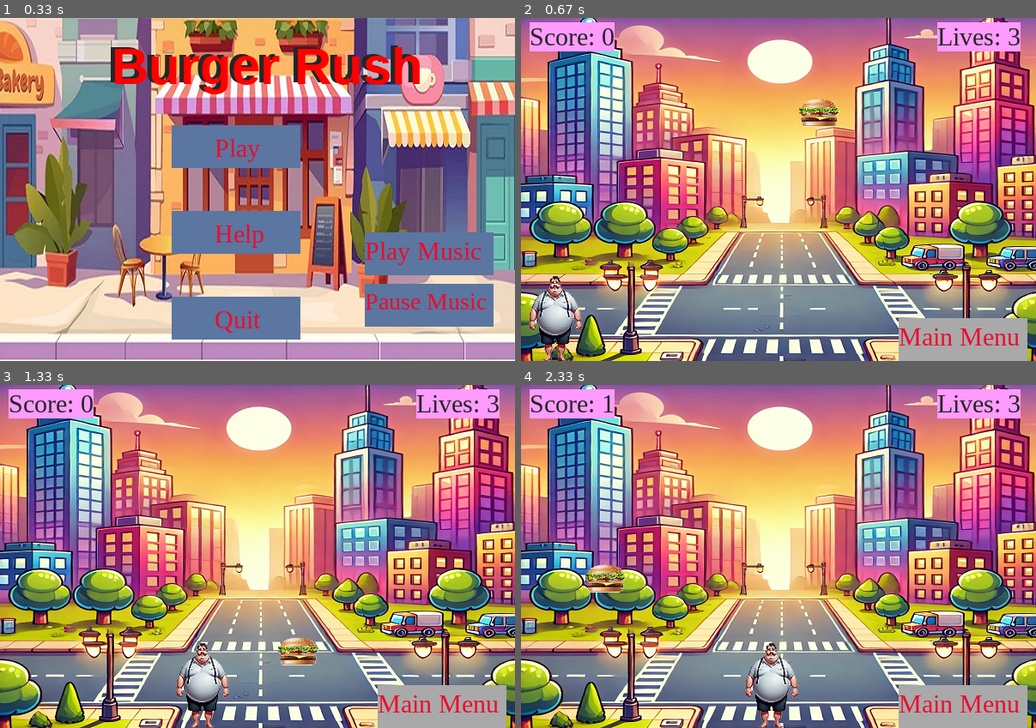
Above: before the commit, frames 1-4 (two rows, left to right).
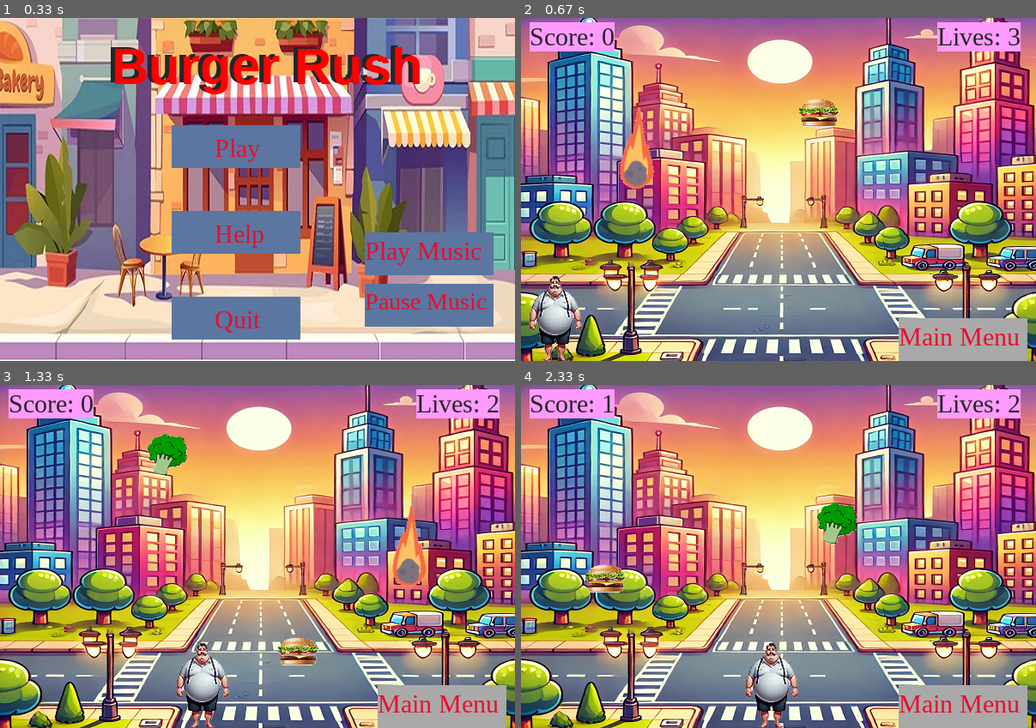
Above: after the commit, the same moments.

Repository: Basel-nrm/grade10code
Game: pygame game, started from pygame_example/test1.py
Two runs of this game, one before a commit and one after it. Both use one fixed random seed, a clock stepped at 60 frames per second and the inputs below.
Inputs:
- Up to frame 1 (0.33 s): no input
- Up to frame 2 (0.67 s): click "Play" at 0.38 s
- Up to frame 3 (1.33 s): hold Right 0.67-1.13 s
- Up to frame 4 (2.33 s): hold Right 1.5-1.97 s; hold Left from 2 s (still down)

Frame 1 is identical in both runs. In frame 2, 0.9% of the frame differs, in the area x 19-26%, y 26-50%; in frame 3, 1.6%, in the area x 28-97%, y 3-59%; in frame 4, 0.7%.

Commit message:
adding asteroid

Diff:
--- a/pygame_example/test2.py
+++ b/pygame_example/test2.py
@@ -25,17 +25,23 @@
     #initial position of the burger
     y1 = 0
     x1 = random.randint(30, 570)
-    #initial position of the medkit
+    #initial position of the broccoli
     y2 = 0
     x2 = random.randint(30, 570)
+    #initial position of the asteroid
+    y3 = 0
+    x3 = random.randint(30, 570)
 
     #loads the burger and medkit image
     broccoli = pygame.image.load("pygame_example/broccoli_scaled_nobkg.png")
     burger = pygame.image.load("pygame_example/burger.png")
-    rect1 = fatguy.get_rect()
-    rect2 = burger.get_rect()
-    rect3 = broccoli.get_rect()
-
+    asteroid = pygame.image.load("pygame_example/asteroid.png")
+    """
+    fatguy_rect = fatguy.get_rect()
+    burger_rect = burger.get_rect()
+    broccoli_rect = broccoli.get_rect()
+    asteroid_rect = asteroid.get_rect()
+    """
     #the fat guy starts not moving
     to_right = False
     to_left = False
@@ -58,20 +64,28 @@
         window1.blit(text1,(485, 5))
 
         #gets the rectangle around the fat, burger, and medkit
-        rectangle1 = pygame.Rect(x+10, y, fatguy.get_width()-30, fatguy.get_height())
-        rectangle2 = pygame.Rect(x1, y1, burger.get_width(), burger.get_height())
-        rectangle3 = pygame.Rect(x2, y2, broccoli.get_width(), broccoli.get_height())
+        fatguy_surface = pygame.Rect(x+10, y, fatguy.get_width()-30, fatguy.get_height())
+        burger_surface = pygame.Rect(x1, y1, burger.get_width(), burger.get_height())
+        broccoli_surface = pygame.Rect(x2, y2, broccoli.get_width(), broccoli.get_height())
+        asteroid_surface = pygame.Rect(x3, y3, asteroid.get_width(), asteroid.get_height())
         #returns true if the 2 rectangles overlap with each other
-        if rectangle1.colliderect(rectangle2):
+        if fatguy_surface.colliderect(burger_surface):
             y1 = 0
             x1 = random.randint(30, 570)
             counter += 1
             character_speed -= 1 if counter % 2 == 0 else 0
-        if rectangle1.colliderect(rectangle3):
+        if fatguy_surface.colliderect(broccoli_surface):
             y2 = 0
             x2 = random.randint(30, 570)
             if life_counter < 3: life_counter += 1
             character_speed += 1 if counter % 2 == 0 else 0
+        if fatguy_surface.colliderect(asteroid_surface):
+            y3 = 0
+            x3 = random.randint(30, 570)
+            life_counter -= 1
+            if life_counter <= 0:
+                pygame.time.wait(1000)
+                game_over.main(counter)
 
         #if the burger reaches the ground, the player loses a life and the burger drops from the top again
         if y1 == 400:
@@ -87,6 +101,11 @@
             y2 = 0
             x2 = random.randint(30, 570)
         y2 += 8
+        #if the asteroid reaches the ground, it drops from the top again
+        if y3 == 400:
+            y3 = 0
+            x3 = random.randint(30, 570)
+        y3 += 6
 
         for event in pygame.event.get():
             #controls for when pressing the key down
@@ -163,10 +182,11 @@
         '''
         # prints everything to the window
         window1.blit(text2, (440, 355))
-        window1.blit(fatguy,(x, y))
+        window1.blit(fatguy, (x, y))
         window1.blit(burger, (x1, y1))
-        # makes the medkit stop appearing if the player has 3 lives
+        # makes the broccoli stop appearing if the player has 3 lives
         if life_counter < 3: window1.blit(broccoli, (x2, y2))
+        window1.blit(asteroid, (x3, y3))
         pygame.display.flip()
         clock.tick(60)
 game()
